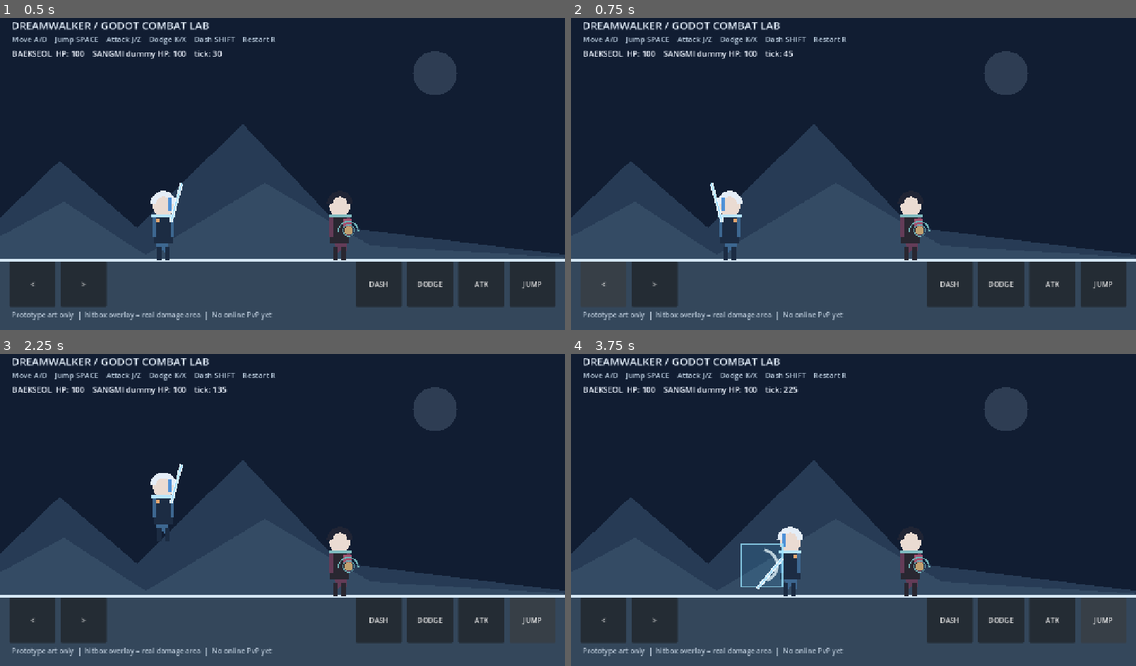
Above: before the commit, frames 1-4 (two rows, left to right).
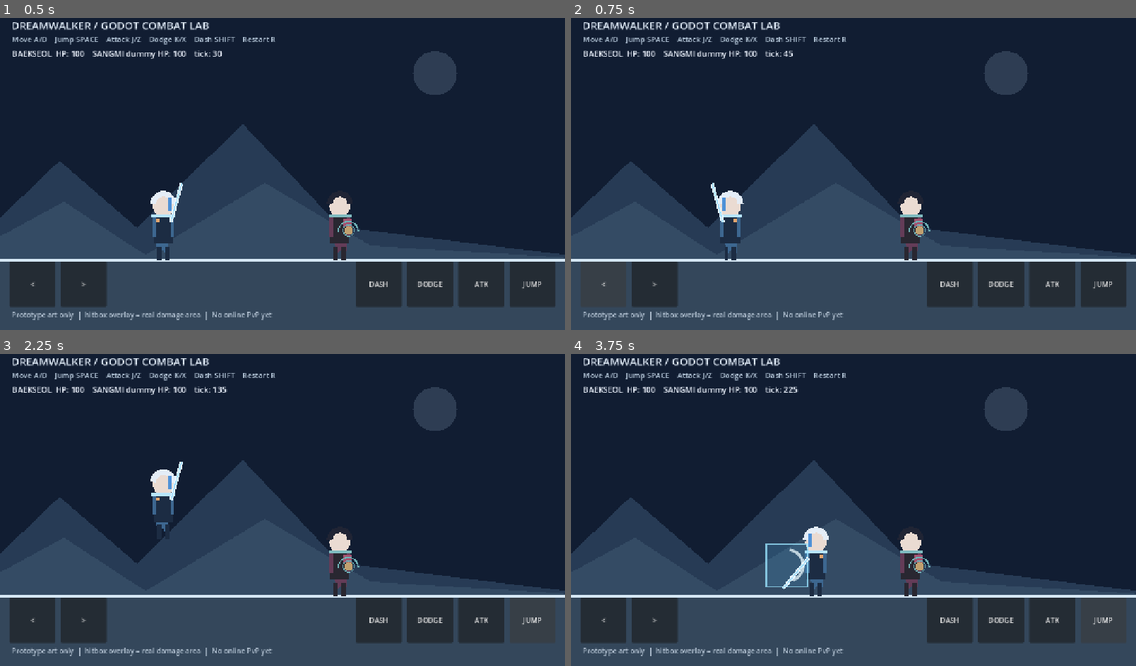
Above: after the commit, the same moments.

Repository: huhu101108-commits/dreamwalker
Game: Godot game, scene res://scenes/training_room.tscn
Same seed, same stepped clock (60 frames per second), same inputs: the game is played once before the commit and once after it.
Inputs:
- Up to frame 1 (0.5 s): no input
- Up to frame 2 (0.75 s): click "<" at 0.5 s
- Up to frame 3 (2.25 s): click ">" at 1.25 s; click "JUMP" at 2 s
- Up to frame 4 (3.75 s): tap Enter at 2.75 s; hold D 2.78-3.53 s; tap J at 2.85 s; tap Space at 3.02 s; hold A from 3.53 s (still down); tap Z at 3.6 s

Frame 1 is identical in both runs. In frame 2, 0.1% of the frame differs, in the area x 24-31%, y 52-78%; in frame 3, 0.3%; in frame 4, 1.7%, in the area x 30-46%, y 55-78%.

Commit message:
feat: make movement feel configurable and deterministic

Diff:
--- a/combat/combat_simulation.gd
+++ b/combat/combat_simulation.gd
@@ -5,6 +5,7 @@
 const State = preload("res://combat/combat_state.gd")
 const Moves = preload("res://combat/move_data.gd")
 const HitDetection = preload("res://combat/hit_detection.gd")
+const Tuning = preload("res://combat/combat_tuning.gd")
 
 const BUTTON_JUMP := 1
 const BUTTON_ATTACK := 2
@@ -20,6 +21,7 @@
 const DASH_PER_TICK := 13000
 const DODGE_PER_TICK := 10200
 
+var tuning: Dictionary = Tuning.load_profile()
 var tick: int = 0
 var actors: Dictionary = {}
 var last_events: Array[Dictionary] = []
@@ -110,6 +112,13 @@
 
     actor.invulnerable = maxi(0, actor.invulnerable - 1)
     actor.dash_cooldown = maxi(0, actor.dash_cooldown - 1)
+    if actor.y == 0:
+        actor.coyote_frames = int(tuning["coyote_ticks"])
+    else:
+        actor.coyote_frames = maxi(0, actor.coyote_frames - 1)
+    actor.jump_buffer_frames = maxi(0, actor.jump_buffer_frames - 1)
+    if (pressed & BUTTON_JUMP) != 0:
+        actor.jump_buffer_frames = int(tuning["jump_buffer_ticks"])
 
     if actor.action == State.HITSTUN:
         actor.action_frame += 1
@@ -129,12 +138,12 @@
                 actor.queued_combo = false
     elif actor.action == State.DODGE:
         actor.action_frame += 1
-        if actor.action_frame >= 16:
+        if actor.action_frame >= int(tuning["dodge_duration"]):
             actor.action = State.IDLE
             actor.action_frame = 0
     elif actor.action == State.DASH:
         actor.action_frame += 1
-        if actor.action_frame >= 9:
+        if actor.action_frame >= int(tuning["dash_duration"]):
             actor.action = State.IDLE
             actor.action_frame = 0
 
@@ -142,34 +151,43 @@
         if (pressed & BUTTON_DODGE) != 0:
             actor.action = State.DODGE
             actor.action_frame = 0
-            actor.invulnerable = 9
+            actor.invulnerable = int(tuning["dodge_invulnerability"])
         elif (pressed & BUTTON_ATTACK) != 0:
             _start_attack(actor, 0)
         elif (pressed & BUTTON_DASH) != 0 and actor.dash_cooldown == 0:
             actor.action = State.DASH
             actor.action_frame = 0
-            actor.dash_cooldown = 28
+            actor.dash_cooldown = int(tuning["dash_cooldown"])
 
     if axis != 0 and actor.action == State.IDLE:
         actor.facing = axis
 
     if actor.action == State.HITSTUN:
-        actor.vx = int(float(actor.vx) * 0.80)
+        actor.vx = _approach(actor.vx, 0, int(tuning["hit_friction"]))
     elif actor.action == State.DODGE:
-        actor.vx = actor.facing * DODGE_PER_TICK
+        actor.vx = actor.facing * int(tuning["dodge_speed"])
     elif actor.action == State.DASH:
-        actor.vx = actor.facing * DASH_PER_TICK
+        actor.vx = actor.facing * int(tuning["dash_speed"])
     elif actor.action == State.ATTACK:
-        actor.vx = axis * (RUN_PER_TICK / 3)
+        actor.vx = _approach(actor.vx, axis * int(tuning["attack_move_speed"]),
+            int(tuning["attack_acceleration"]))
     else:
-        actor.vx = axis * RUN_PER_TICK
-
-    if (pressed & BUTTON_JUMP) != 0 and actor.y == 0 and actor.action == State.IDLE:
-        actor.vy = JUMP_PER_TICK
+        var accel: int = int(tuning["ground_acceleration"])
+        if actor.y > 0:
+            accel = int(tuning["air_acceleration"])
+        elif axis == 0:
+            accel = int(tuning["ground_friction"])
+        actor.vx = _approach(actor.vx, axis * int(tuning["run_speed"]), accel)
+
+    if actor.jump_buffer_frames > 0 and actor.coyote_frames > 0 and actor.action == State.IDLE:
+        actor.vy = int(tuning["jump_speed"])
+        actor.y = maxi(actor.y, 1)
+        actor.coyote_frames = 0
+        actor.jump_buffer_frames = 0
 
     actor.x = clampi(actor.x + actor.vx, -ARENA_HALF_WIDTH, ARENA_HALF_WIDTH)
     if actor.y > 0 or actor.vy > 0:
-        actor.vy = maxi(actor.vy - GRAVITY_PER_TICK, -TERMINAL_FALL)
+        actor.vy = maxi(actor.vy - int(tuning["gravity"]), -int(tuning["terminal_fall"]))
         actor.y = maxi(0, actor.y + actor.vy)
         if actor.y == 0:
             actor.vy = 0
@@ -180,3 +198,10 @@
     actor.attack_index = index
     actor.hit_mask = 0
     actor.queued_combo = false
+
+func _approach(current: int, target: int, amount: int) -> int:
+    if current < target:
+        return mini(current + amount, target)
+    if current > target:
+        return maxi(current - amount, target)
+    return current
--- a/combat/combat_state.gd
+++ b/combat/combat_state.gd
@@ -22,6 +22,8 @@
 var invulnerable: int = 0
 var dash_cooldown: int = 0
 var last_buttons: int = 0
+var coyote_frames: int = 0
+var jump_buffer_frames: int = 0
 
 func _init(fighter_id: int = 0, spawn_x: int = 0) -> void:
     id = fighter_id
@@ -35,7 +37,8 @@
         "action_frame": action_frame, "attack_index": attack_index,
         "queued_combo": queued_combo, "hit_mask": hit_mask,
         "invulnerable": invulnerable, "dash_cooldown": dash_cooldown,
-        "last_buttons": last_buttons
+        "last_buttons": last_buttons, "coyote_frames": coyote_frames,
+        "jump_buffer_frames": jump_buffer_frames
     }
 
 func restore(data: Dictionary) -> void:
@@ -54,3 +57,5 @@
     invulnerable = int(data["invulnerable"])
     dash_cooldown = int(data["dash_cooldown"])
     last_buttons = int(data["last_buttons"])
+    coyote_frames = int(data.get("coyote_frames", 0))
+    jump_buffer_frames = int(data.get("jump_buffer_frames", 0))
--- /dev/null
+++ b/combat/combat_tuning.gd
@@ -0,0 +1,65 @@
+extends RefCounted
+## Server must lock a versioned tuning profile before future PvP matches.
+const PATH := "res://config/combat_tuning.json"
+
+const DEFAULT: Dictionary = {
+    "run_speed": 6600,
+    "ground_acceleration": 2400,
+    "ground_friction": 3100,
+    "air_acceleration": 1300,
+    "jump_speed": 14700,
+    "gravity": 660,
+    "terminal_fall": 20000,
+    "dash_speed": 14200,
+    "dash_duration": 8,
+    "dash_cooldown": 24,
+    "dodge_speed": 10400,
+    "dodge_duration": 15,
+    "dodge_invulnerability": 9,
+    "coyote_ticks": 6,
+    "jump_buffer_ticks": 7,
+    "attack_move_speed": 2300,
+    "attack_acceleration": 2100,
+    "hit_friction": 1200
+}
+const BOUNDS: Dictionary = {
+    "run_speed": Vector2i(2000, 16000),
+    "ground_acceleration": Vector2i(500, 16000),
+    "ground_friction": Vector2i(500, 16000),
+    "air_acceleration": Vector2i(300, 14000),
+    "jump_speed": Vector2i(6000, 24000),
+    "gravity": Vector2i(250, 1600),
+    "terminal_fall": Vector2i(8000, 40000),
+    "dash_speed": Vector2i(5000, 26000),
+    "dash_duration": Vector2i(2, 25),
+    "dash_cooldown": Vector2i(2, 100),
+    "dodge_speed": Vector2i(2000, 23000),
+    "dodge_duration": Vector2i(4, 30),
+    "dodge_invulnerability": Vector2i(0, 25),
+    "coyote_ticks": Vector2i(0, 15),
+    "jump_buffer_ticks": Vector2i(0, 15),
+    "attack_move_speed": Vector2i(0, 9000),
+    "attack_acceleration": Vector2i(200, 16000),
+    "hit_friction": Vector2i(100, 8000)
+}
+
+static func load_profile() -> Dictionary:
+    var values: Dictionary = DEFAULT.duplicate(true)
+    if not FileAccess.file_exists(PATH):
+        return values
+    var file: FileAccess = FileAccess.open(PATH, FileAccess.READ)
+    if file == null:
+        return values
+    var parsed: Variant = JSON.parse_string(file.get_as_text())
+    if not (parsed is Dictionary):
+        push_warning("Invalid tuning profile; defaults loaded.")
+        return values
+    for key in DEFAULT.keys():
+        if not parsed.has(key):
+            continue
+        var proposed: Variant = parsed[key]
+        if typeof(proposed) != TYPE_INT and typeof(proposed) != TYPE_FLOAT:
+            continue
+        var bound: Vector2i = BOUNDS[key]
+        values[key] = clampi(int(proposed), bound.x, bound.y)
+    return values
--- /dev/null
+++ b/config/combat_tuning.json
@@ -0,0 +1,23 @@
+{
+  "_note": "Development only. Production PvP tuning will be server-locked per match.",
+  "schema_version": 1,
+  "profile_id": "movement-feel-v02",
+  "run_speed": 6600,
+  "ground_acceleration": 2400,
+  "ground_friction": 3100,
+  "air_acceleration": 1300,
+  "jump_speed": 14700,
+  "gravity": 660,
+  "terminal_fall": 20000,
+  "dash_speed": 14200,
+  "dash_duration": 8,
+  "dash_cooldown": 24,
+  "dodge_speed": 10400,
+  "dodge_duration": 15,
+  "dodge_invulnerability": 9,
+  "coyote_ticks": 6,
+  "jump_buffer_ticks": 7,
+  "attack_move_speed": 2300,
+  "attack_acceleration": 2100,
+  "hit_friction": 1200
+}
